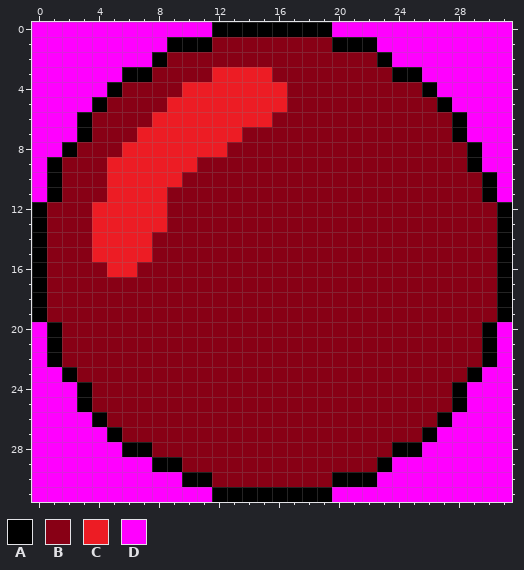
A pixel-art sprite gets an edit: JeaOpenGLTest/res/drawable/joystick.png. Above: the version before the commit.
The file is 32x32 pixels.
Palette (. is transparent): A #000000  B #880015  C #ed1c24  D #ff00ff
Pixels before, first column x 0:
 0 DDDDDDDDDDDDAAAAAAAADDDDDDDDDDDD
 1 DDDDDDDDDAAABBBBBBBBAAADDDDDDDDD
 2 DDDDDDDDABBBBBBBBBBBBBBADDDDDDDD
 3 DDDDDDAABBBBCCCCBBBBBBBBAADDDDDD
 4 DDDDDABBBBCCCCCCCBBBBBBBBBADDDDD
 5 DDDDABBBBCCCCCCCCBBBBBBBBBBADDDD
 6 DDDABBBBCCCCCCCCBBBBBBBBBBBBADDD
 7 DDDABBBCCCCCCCBBBBBBBBBBBBBBADDD
 8 DDABBBCCCCCCCBBBBBBBBBBBBBBBBADD
 9 DABBBCCCCCCBBBBBBBBBBBBBBBBBBADD
10 DABBBCCCCCBBBBBBBBBBBBBBBBBBBBAD
11 DABBBCCCCBBBBBBBBBBBBBBBBBBBBBAD
12 ABBBCCCCCBBBBBBBBBBBBBBBBBBBBBBA
13 ABBBCCCCCBBBBBBBBBBBBBBBBBBBBBBA
14 ABBBCCCCBBBBBBBBBBBBBBBBBBBBBBBA
15 ABBBCCCCBBBBBBBBBBBBBBBBBBBBBBBA
16 ABBBBCCBBBBBBBBBBBBBBBBBBBBBBBBA
17 ABBBBBBBBBBBBBBBBBBBBBBBBBBBBBBA
18 ABBBBBBBBBBBBBBBBBBBBBBBBBBBBBBA
19 ABBBBBBBBBBBBBBBBBBBBBBBBBBBBBBA
20 DABBBBBBBBBBBBBBBBBBBBBBBBBBBBAD
21 DABBBBBBBBBBBBBBBBBBBBBBBBBBBBAD
22 DABBBBBBBBBBBBBBBBBBBBBBBBBBBBAD
23 DDABBBBBBBBBBBBBBBBBBBBBBBBBBADD
24 DDDABBBBBBBBBBBBBBBBBBBBBBBBADDD
25 DDDABBBBBBBBBBBBBBBBBBBBBBBBADDD
26 DDDDABBBBBBBBBBBBBBBBBBBBBBADDDD
27 DDDDDABBBBBBBBBBBBBBBBBBBBADDDDD
28 DDDDDDAABBBBBBBBBBBBBBBBAADDDDDD
29 DDDDDDDDAABBBBBBBBBBBBBADDDDDDDD
30 DDDDDDDDDDAABBBBBBBBAAADDDDDDDDD
31 DDDDDDDDDDDDAAAAAAAADDDDDDDDDDDD
Once edited:
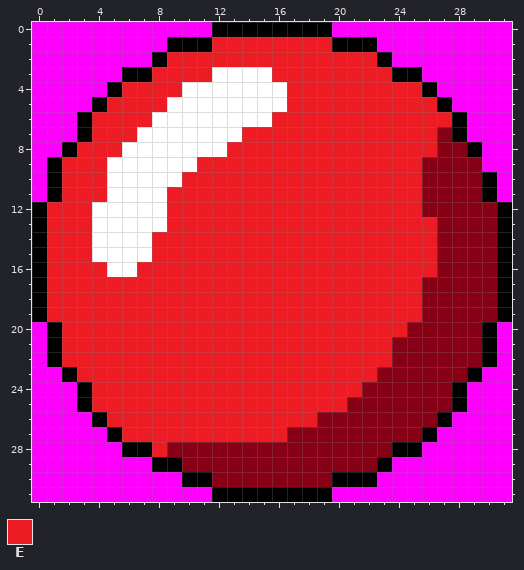
Colours new in this view: E #ed1c24
Difference:
colour C: #ed1c24 -> #ffffff
Changed rows in their new state; - is a pixel that keeps its letter.
first column x 1:
 1 -----------EEEEEEEE----------
 2 --------EEEEEEEEEEEEEE-------
 3 -------EEEE----EEEEEEEE------
 4 -----EEEE-------EEEEEEEEE----
 5 ----EEEE--------EEEEEEEEEE---
 6 ---EEEE--------EEEEEEEEEEEE--
 7 ---EEE-------EEEEEEEEEEEEE---
 8 --EEE-------EEEEEEEEEEEEEE---
 9 -EEE------EEEEEEEEEEEEEEE---B
10 -EEE-----EEEEEEEEEEEEEEEE----
11 -EEE----EEEEEEEEEEEEEEEEE----
12 EEE-----EEEEEEEEEEEEEEEEE----
13 EEE-----EEEEEEEEEEEEEEEEEE---
14 EEE----EEEEEEEEEEEEEEEEEEE---
15 EEE----EEEEEEEEEEEEEEEEEEE---
16 EEEE--EEEEEEEEEEEEEEEEEEEE---
17 EEEEEEEEEEEEEEEEEEEEEEEEE----
18 EEEEEEEEEEEEEEEEEEEEEEEEE----
19 EEEEEEEEEEEEEEEEEEEEEEEEE----
20 -EEEEEEEEEEEEEEEEEEEEEEE-----
21 -EEEEEEEEEEEEEEEEEEEEEE------
22 -EEEEEEEEEEEEEEEEEEEEEE------
23 --EEEEEEEEEEEEEEEEEEEE-------
24 ---EEEEEEEEEEEEEEEEEE--------
25 ---EEEEEEEEEEEEEEEEE---------
26 ----EEEEEEEEEEEEEE-----------
27 -----EEEEEEEEEEE-------------
28 -------E---------------------
